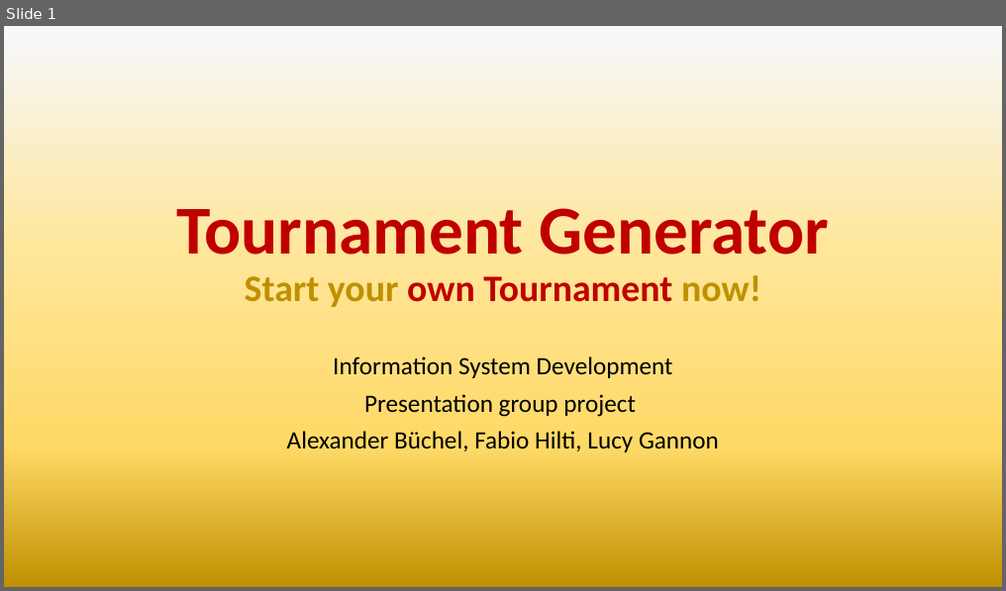
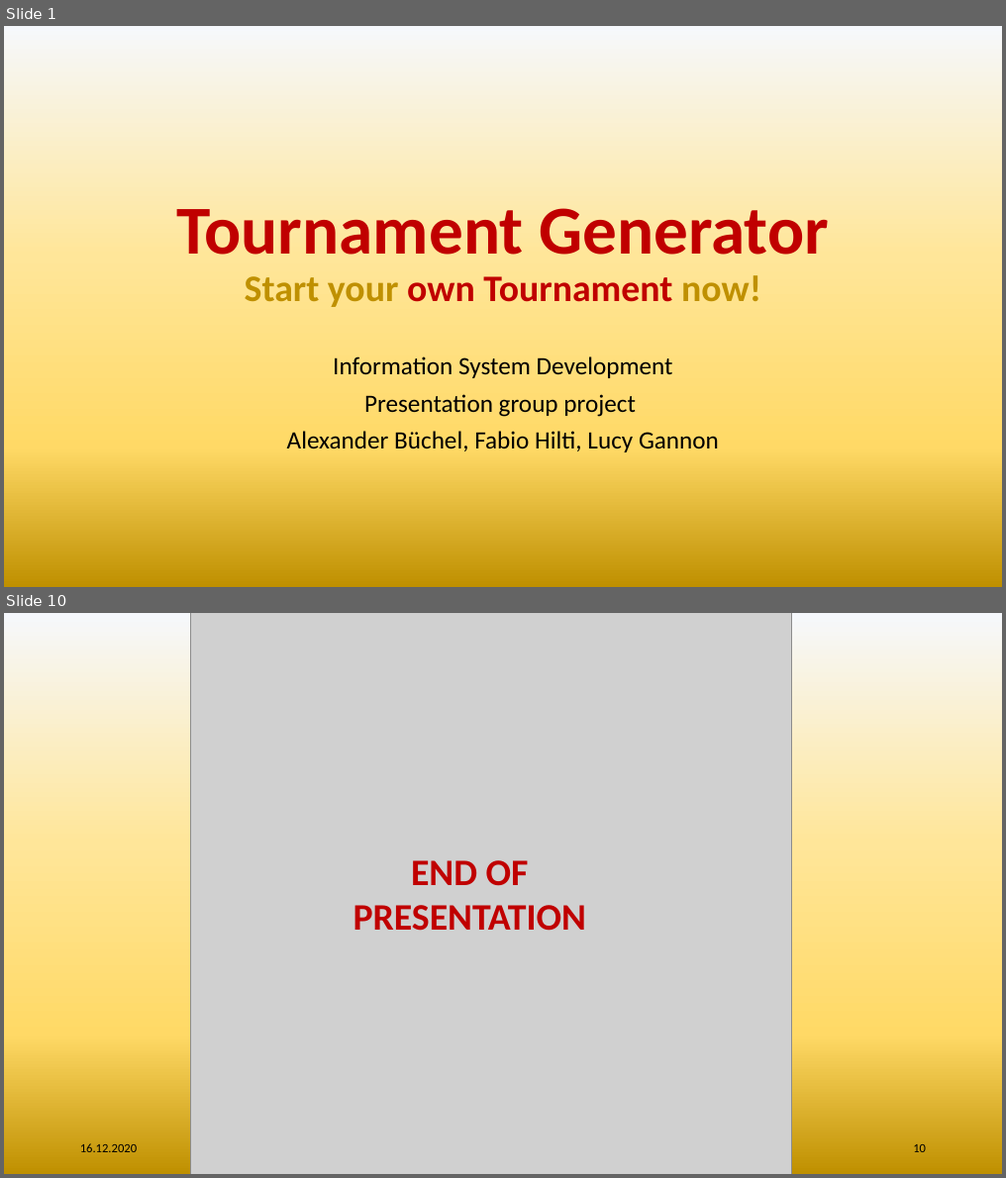
Before and after one commit to BuecAle/TournamentGenerator_ISD, a slide deck: notes/Tournament Generator Presentation.pptx. Shown one above the other, each under a label of ours: slide 1 before the commit, slides 1 and 10 after it; the slides between them are not shown. The pictures are 1006x591 and 1006x1178 pixels, drawn with LibreOffice and Linux fonts; fonts in the diff are those of the drawing; grey boxes stand for pictures; background and template pictures are left out. Boxes give left, top, right and bottom in pixels: in the first picture for what was removed or moved away, otherwise in the second. Text is boxed around its words. In the diff, an @@ line names an element or a change of style, - is before the commit and + after.

```diff
--- a/notes/Tournament Generator Presentation.pptx
+++ b/notes/Tournament Generator Presentation.pptx
@@ slide 10 added at bbox=[4, 613, 1002, 1174], background gradient #F6F8FC to #FFE699 to #FFD966 to #BF9000 @@
@@ picture added at bbox=[190, 613, 792, 1174] @@
@@ text added at bbox=[353, 861, 586, 931], 36 pt, text #C00000, bold @@
+END OF
+PRESENTATION
@@ text added at bbox=[80, 1144, 137, 1153], 12 pt, text #000000 @@
+16.12.2020
@@ page number added at bbox=[913, 1145, 926, 1153], 12 pt, text #000000 @@
+10
```
Also in this commit, not shown: 1 slide changed, 7 other slides added.
